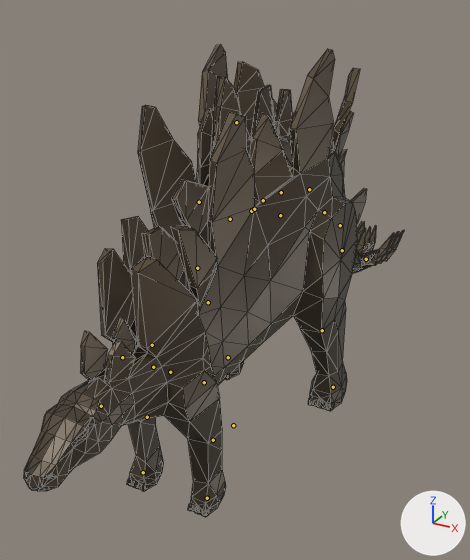
Renders of the glTF model data/models3d/stegosaurus3d.glb from each side of a commit.
Camera for both pictures: a 50 mm camera at (7.8, -14.1, 11.8) aimed at (-1.2, 2.3, 3.6). The lights are fixed; the arrows at lower right show +X, +Y and +Z. The older version comes first. The bones that bend it are drawn over the model as lines. Mesh edges are drawn as thin lines.

The first picture shows 'Stegosaurus'.
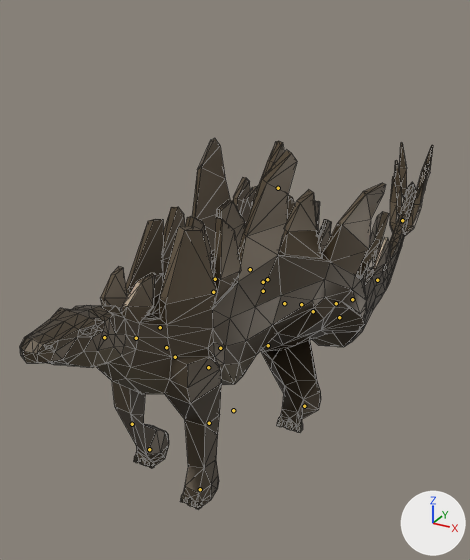
The newer file adds an action. The first version stands in its rest pose; the second is drawn at frame 30 of the action 'Armature|Stegosaurus_Sit'.

The edits, one by one:
Bone 'root' (bone_root) moves from (0.0, 0.0, 0.0) to (0.0, 0.0026, -0.0001).
Bone 'Body' (bone_body) moves from (0.0, 0.0, 0.0) to (0.0005, -0.0135, -0.0113).
Bone 'Body' (bone_body) turns from (0, 0, 0) to (-31, 0, -1) degrees about its own x, y and z.
Bone 'BackLeg.R' (bone_backleg_r) moves from (0.0, 0.0, 0.0) to (0.0, 0.0, -0.0015).
Bone 'BackLeg.R' (bone_backleg_r) turns from (0, 0, 0) to (0, -23, 0) degrees about its own x, y and z.
Bone 'BackUpLeg.R' (bone_backupleg_r) turns from (0, 0, 0) to (76, 3, -4) degrees about its own x, y and z.
Bone 'BackLowLeg.R' (bone_backlowleg_r) turns from (0, 0, 0) to (-160, 16, -1) degrees about its own x, y and z.
Bone 'BackLeg.L' (bone_backleg_l) moves from (0.0, 0.0, 0.0) to (-0.0011, 0.0, 0.0).
Bone 'BackLeg.L' (bone_backleg_l) turns from (0, 0, 0) to (0, -6, 0) degrees about its own x, y and z.
Bone 'BackUpLeg.L' (bone_backupleg_l) turns from (0, 0, 0) to (33, -15, 49) degrees about its own x, y and z.
Bone 'BackLowLeg.L' (bone_backlowleg_l) turns from (0, 0, 0) to (-6, 10, -131) degrees about its own x, y and z.
Bone 'Back' (bone_back) moves from (0.0, 0.0, 0.0) to (0.0051, 0.0008, -0.0027).
Bone 'Tail1' (bone_tail1) turns from (0, 0, 0) to (26, -1, 0) degrees about its own x, y and z.
Bone 'Tail2' (bone_tail2) turns from (0, 0, 0) to (24, -1, -1) degrees about its own x, y and z.
Bone 'Tail3' (bone_tail3) turns from (0, 0, 0) to (19, 0, 0) degrees about its own x, y and z.
Bone 'Tail4' (bone_tail4) turns from (0, 0, 0) to (14, 0, 0) degrees about its own x, y and z.
Bone 'Tail5' (bone_tail5) turns from (0, 0, 0) to (9, 0, 0) degrees about its own x, y and z.
Bone 'Hips' (bone_hips) turns from (0, 0, 0) to (-3, 0, 0) degrees about its own x, y and z.
Bone 'Torso' (bone_torso) turns from (0, 0, 0) to (0, 0, -3) degrees about its own x, y and z.
Bone 'Neck' (bone_neck) turns from (0, 0, 0) to (6, 0, 0) degrees about its own x, y and z.
Bone 'FrontLeg.R' (bone_frontleg_r) moves from (0.0, 0.0, 0.0) to (0.0006, 0.0, -0.0019).
Bone 'FrontLeg.R' (bone_frontleg_r) turns from (0, 0, 0) to (0, -18, 0) degrees about its own x, y and z.
Bone 'FrontUpLeg.R' (bone_frontupleg_r) turns from (0, 0, 0) to (-25, -2, -5) degrees about its own x, y and z.
Bone 'FrontLowLeg.R' (bone_frontlowleg_r) turns from (0, 0, 0) to (80, -8, 6) degrees about its own x, y and z.
Bone 'FrontLeg.L' (bone_frontleg_l) moves from (0.0, 0.0, 0.0) to (0.0, 0.0, 0.0003).
Bone 'FrontLeg.L' (bone_frontleg_l) turns from (0, 0, 0) to (0, 16, 0) degrees about its own x, y and z.
Bone 'FrontUpLeg.L' (bone_frontupleg_l) turns from (0, 0, 0) to (14, 0, 5) degrees about its own x, y and z.
Bone 'FrontLowLeg.L' (bone_frontlowleg_l) turns from (0, 0, 0) to (-19, -3, -15) degrees about its own x, y and z.
Bone 'BackFoot.R' (bone_backfoot_r) moves from (0.0, 0.0, 0.0) to (-0.0005, 0.0019, 0.0).
Bone 'BackFoot.L' (bone_backfoot_l) moves from (0.0, 0.0, 0.0) to (-0.0005, 0.0107, 0.0).
Bone 'FrontFoot.R' (bone_frontfoot_r) moves from (0.0, 0.0, 0.0) to (0.0001, -0.0015, 0.0).
Bone 'FrontFoot.L' (bone_frontfoot_l) moves from (0.0, 0.0, 0.0) to (0.0001, 0.0018, 0.0).

Location of each change, [x1, y1, x2, y2] in pixels of the pictures (470 x 560 px):
'Stegosaurus', posed (9% wider, 21% shorter)
    before: [24, 45, 404, 517]
    after: [20, 138, 433, 509]
bone 'root', root to tip
    before: (233, 425) to (233, 425)
    after: (233, 410) to (233, 410)
bone 'Body', root to tip
    before: (236, 122) to (236, 122)
    after: (278, 188) to (278, 187)
bone 'BackLeg.R', root to tip
    before: (251, 211) to (251, 210)
    after: (263, 291) to (263, 291)
bone 'BackUpLeg.R', root to tip
    before: (199, 202) to (199, 202)
    after: (215, 279) to (215, 279)
bone 'BackLowLeg.R', root to tip
    before: (208, 302) to (208, 303)
    after: (263, 282) to (262, 282)
bone 'BackLeg.L', root to tip
    before: (280, 215) to (281, 215)
    after: (284, 303) to (285, 303)
bone 'BackUpLeg.L', root to tip
    before: (340, 225) to (340, 226)
    after: (339, 317) to (339, 317)
bone 'BackLowLeg.L', root to tip
    before: (322, 330) to (322, 331)
    after: (268, 345) to (268, 346)
bone 'Back', root to tip
    before: (263, 200) to (263, 200)
    after: (301, 304) to (301, 304)
bone 'Tail1', root to tip
    before: (281, 192) to (281, 192)
    after: (313, 311) to (313, 311)
bone 'Tail2', root to tip
    before: (309, 189) to (309, 190)
    after: (336, 303) to (336, 303)
bone 'Tail3', root to tip
    before: (324, 212) to (324, 212)
    after: (352, 299) to (353, 299)
bone 'Tail4', root to tip
    before: (342, 250) to (342, 250)
    after: (377, 280) to (377, 279)
bone 'Tail5', root to tip
    before: (366, 259) to (366, 259)
    after: (402, 220) to (402, 220)
bone 'Hips', root to tip
    before: (254, 209) to (254, 209)
    after: (267, 279) to (267, 279)
bone 'Torso', root to tip
    before: (230, 219) to (230, 219)
    after: (250, 269) to (249, 270)
bone 'Neck', root to tip
    before: (152, 345) to (151, 345)
    after: (160, 327) to (159, 327)
bone 'FrontLeg.R', root to tip
    before: (153, 367) to (153, 367)
    after: (166, 347) to (166, 347)
bone 'FrontUpLeg.R', root to tip
    before: (122, 357) to (122, 358)
    after: (136, 338) to (136, 338)
bone 'FrontLowLeg.R', root to tip
    before: (147, 417) to (147, 417)
    after: (132, 424) to (132, 424)
bone 'FrontLeg.L', root to tip
    before: (170, 372) to (170, 372)
    after: (175, 357) to (175, 357)
bone 'FrontUpLeg.L', root to tip
    before: (204, 382) to (204, 383)
    after: (208, 367) to (208, 368)
bone 'FrontLowLeg.L', root to tip
    before: (213, 440) to (213, 440)
    after: (209, 423) to (208, 423)
bone 'BackFoot.R', root to tip
    before: (228, 357) to (228, 357)
    after: (220, 348) to (220, 348)
bone 'BackFoot.L', root to tip
    before: (333, 387) to (332, 387)
    after: (304, 406) to (304, 406)
bone 'FrontFoot.R', root to tip
    before: (143, 472) to (142, 472)
    after: (149, 449) to (149, 450)
bone 'FrontFoot.L', root to tip
    before: (207, 498) to (207, 498)
    after: (200, 489) to (200, 490)
